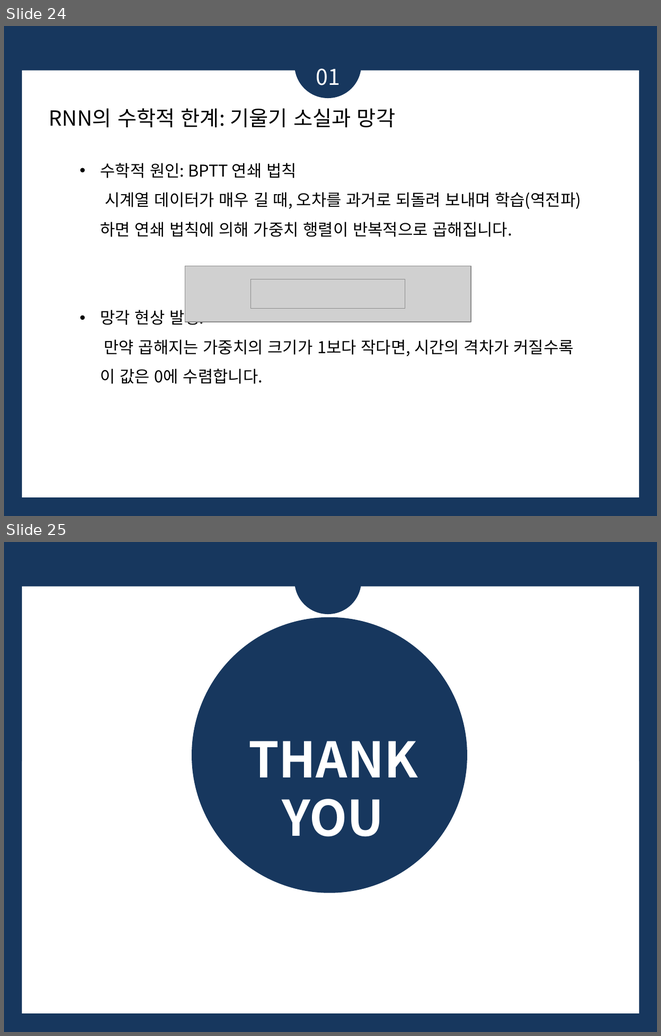
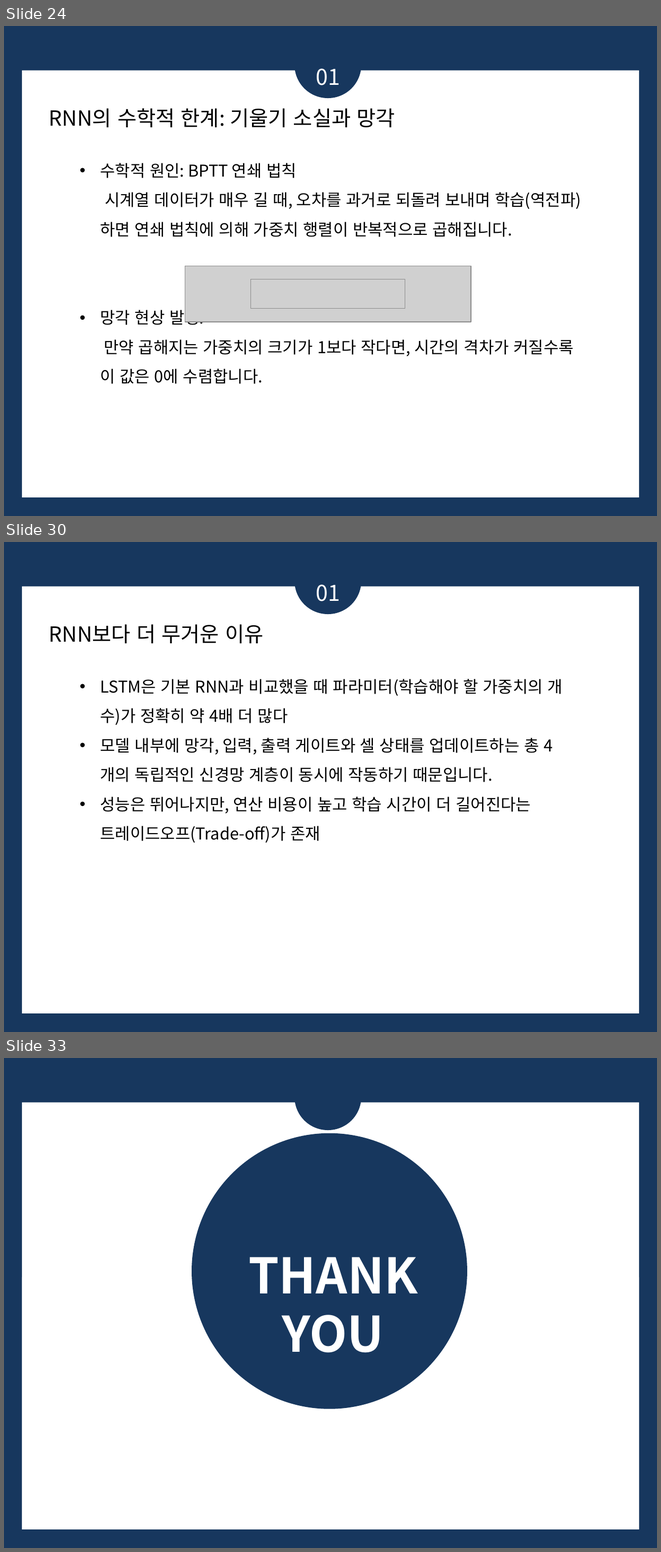
Before and after one commit to bsmoon-86/multicam_2025, a slide deck: PPT/딥러닝.pptx. Shown one above the other, each under a label of ours: slides 24 and 25 before the commit, slides 24, 30 and 33 after it; the slides between them are not shown. The pictures are 661x1036 and 661x1552 pixels, drawn with LibreOffice and Linux fonts; fonts in the diff are those of the drawing; grey boxes stand for pictures. Boxes give left, top, right and bottom in pixels: in the first picture for what was removed or moved away, otherwise in the second. Text is boxed around its words. In the diff, an @@ line names an element or a change of style, - is before the commit and + after.

```diff
--- a/PPT/딥러닝.pptx
+++ b/PPT/딥러닝.pptx
@@ slide 30 added at [4, 542, 657, 1032], background #17375E; not listed: 1 template element that a slide beside it also shows @@
@@ ellipse added at [294, 547, 361, 614], fill #17375E @@
@@ text added at [316, 584, 340, 601], 24 pt, text #FFFFFF @@
+01
@@ text added at [49, 624, 263, 643], 23 pt, text #000000 @@
+RNN보다 더 무거운 이유
@@ text added at [100, 679, 562, 843], 18 pt, text #000000 @@
+• LSTM은 기본 RNN과 비교했을 때 파라미터(학습해야 할 가중치의 개수)가 정확히 약 4배 더 많다
+• 모델 내부에 망각, 입력, 출력 게이트와 셀 상태를 업데이트하는 총 4개의 독립적인 신경망 계층이 동시에 작동하기 때문입니다.
+• 성능은 뛰어나지만, 연산 비용이 높고 학습 시간이 더 길어진다는 트레이드오프(Trade-off)가 존재
@@ what was slide 25 is now slide 33 @@
```
Also in this commit, not shown: 7 other slides added.
